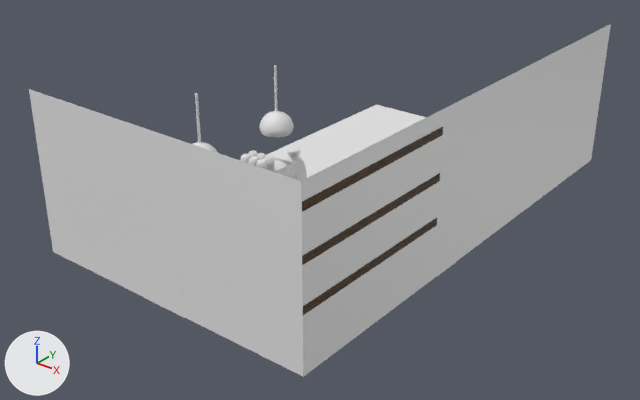
A saved change to the Blender file website logo.blend.
Rendered twice from a 50 mm camera at (24.7, -29.6, 19.1) aimed at (-0.2, 1.5, -0.2). Lighting does not change. The marker at lower left points along +X, +Y and +Z.
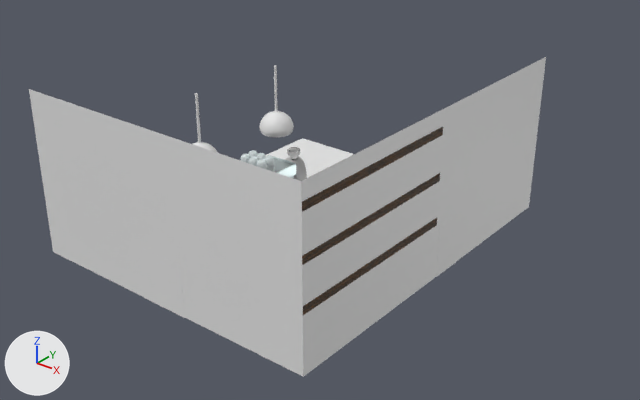
Location of each change, [x1, y1, x2, y2] in pixels of the pictures (640 x 400 px; the box of a moved part takes in the faces that stretch with it):
```json
{"object": "Cube", "change": "mesh rescaled", "before": [29, 24, 611, 377], "after": [29, 57, 546, 377], "on screen": "11% narrower, 9% shorter"}
{"object": "Cube.002", "change": "reshaped", "before": [267, 155, 297, 179], "after": [268, 155, 296, 178]}
{"part": 1, "of": "me_cube", "change": "moved or reshaped", "before": [266, 24, 611, 377], "after": [266, 57, 546, 377]}
{"part": 2, "of": "me_cube_002", "change": "moved or reshaped", "before": [267, 155, 297, 179], "after": [268, 155, 296, 178]}
```

The change, as JSON lines over the scene's bpy script:
```json
{"op": "add", "block": "img_cube_002_base_color", "code": ["img_cube_002_base_color = load_image('Cube.002 Base Color', 'machine texture.png', 1024, 1024, 'sRGB')"]}
{"op": "add", "block": "mat_material_003", "code": ["mat_material_003 = principled_material('Material.003')", "mat_material_003.texture = img_cube_002_base_color", "mat_material_003.metallic = 0.143", "mat_material_003.roughness = 0.251", "mat_material_003.coat_weight = 1.0", "mat_material_003.coat_ior = 2.2", "mat_material_003.coat_tint = (0.856, 0.997, 1.0)  # white #eeffff", "mat_material_003.sheen_weight = 0.0508"]}
{"block": "me_cube", "where": "me_cube.from_pydata(...)  # 7 vertices, 3 faces; spans x -7.5..7.5, y -12.9..12.9, z -1.0..6.9"}
{"block": "me_cube", "where": "# used by ob_cube; location = (0.0, 3.78, 0.0)"}
{"block": "me_cube", "change": "me_cube part 1: the whole mesh is scaled about its middle by (1, 0.7, 1), then moved by (0.0, -3.9, 0.0)"}
{"block": "me_cube_002", "where": "# used by ob_cube_002; location = (-0.06, -2.58, 2.4)"}
{"op": "remove", "block": "me_cube_002", "code": "me_cube_002.from_pydata(...)  # 76 vertices, 76 faces; spans x -0.84..0.84, y -1.17..1.17, z -1.06..0.71"}
{"op": "add", "block": "me_cube_002", "code": "me_cube_002.from_pydata(...)  # 100 vertices, 53 faces; spans x -0.83..0.83, y -1.17..1.17, z -0.58..0.67"}
{"block": "me_cube_002", "change": "me_cube_002 part 2: 76 vertices removed from x -0.84..0.84, y -1.17..1.17, z -1.06..0.71; 100 vertices added at x -0.83..0.83, y -1.17..1.17, z -0.58..0.67"}
{"block": "me_cube_002", "change": "me_cube_002 part 3: the surface is now shaded smooth"}
{"op": "add", "block": "me_cube_002", "code": "me_cube_002.materials.append(mat_material_003)  # picture img_cube_002_base_color"}
```
